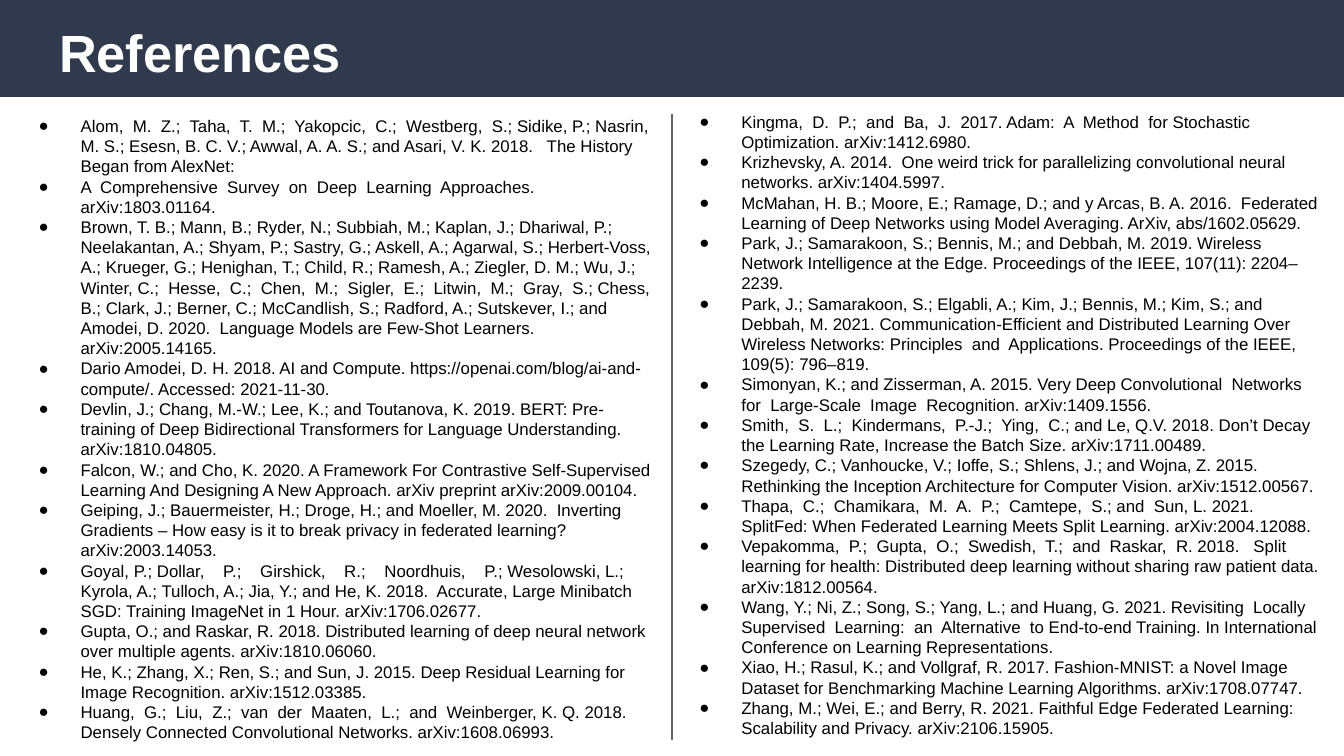
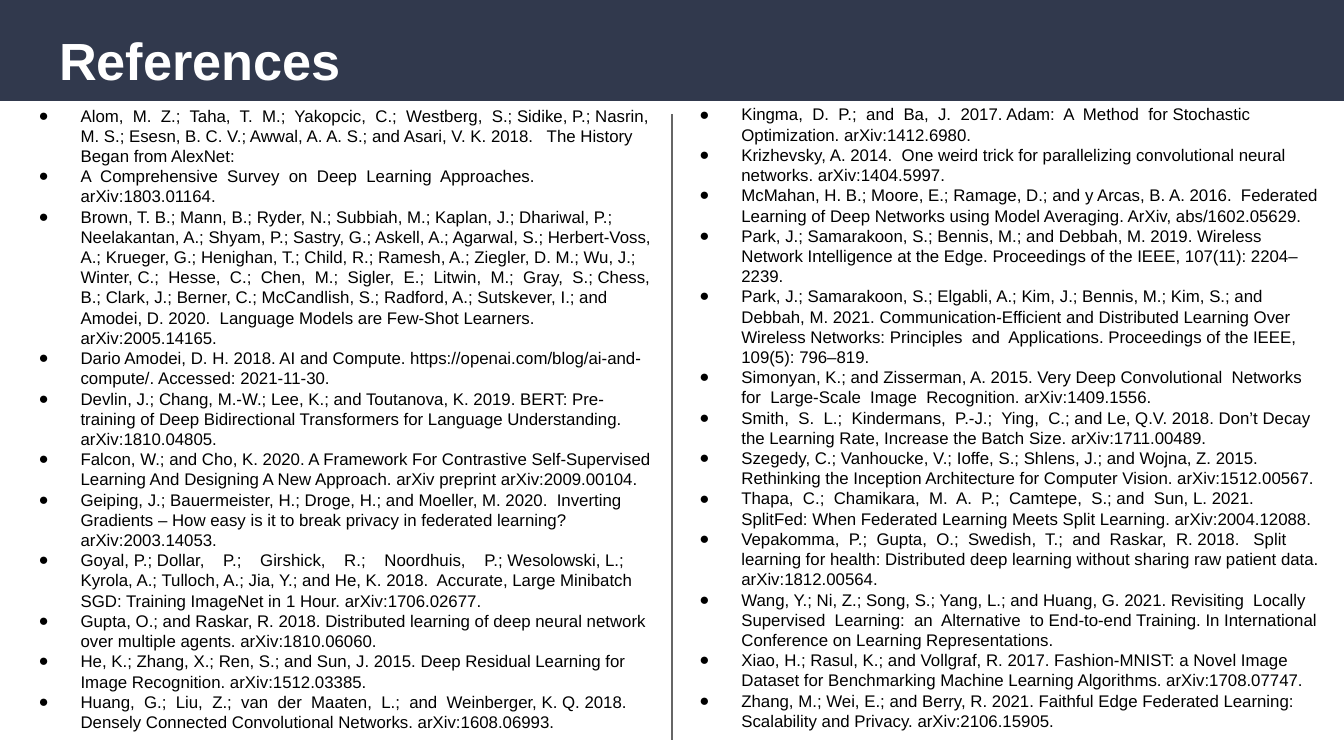
Before and after one commit to Mansi130101/Server-Side-Local-Gradient-Averaging-and-Learning-Rate-Acceleration-for-Scalable-Split-Learning, a slide deck: slide 11 of AAAI FL Presentation.pptx. Drawn at 1344x756 pixels with LibreOffice and Linux fonts; fonts in the diff are those of the drawing. Boxes give left, top, right and bottom in pixels: in the first picture for what was removed or moved away, otherwise in the second. Text is boxed around its words. In the diff, an @@ line names an element or a change of style, - is before the commit and + after.

```diff
--- a/AAAI FL Presentation.pptx
+++ b/AAAI FL Presentation.pptx
@@ title "References": place and size @@
-title "References" at (59,34,341,73)
+title "References" at (59,42,341,81)
@@ text "Alom, M. Z.; Taha, T. ...": place and size @@
-text "Alom, M. Z.; Taha, T. ..." at (81,119,651,742)
+text "Alom, M. Z.; Taha, T. ..." at (81,109,651,732)
@@ rectangle: place and size @@
-rectangle at (0,98,1344,200)
+rectangle at (0,118,1344,220)
@@ rectangle added at (0,103,1344,379), fill #FFFFFF, outline #FFFFFF 2 pt @@
@@ text "Kingma, D. P.; and Ba, ...": place and size @@
-text "Kingma, D. P.; and Ba, ..." at (741,115,1318,738)
+text "Kingma, D. P.; and Ba, ..." at (741,107,1318,731)
```
Also in this commit, not shown: 6 other slides changed.
